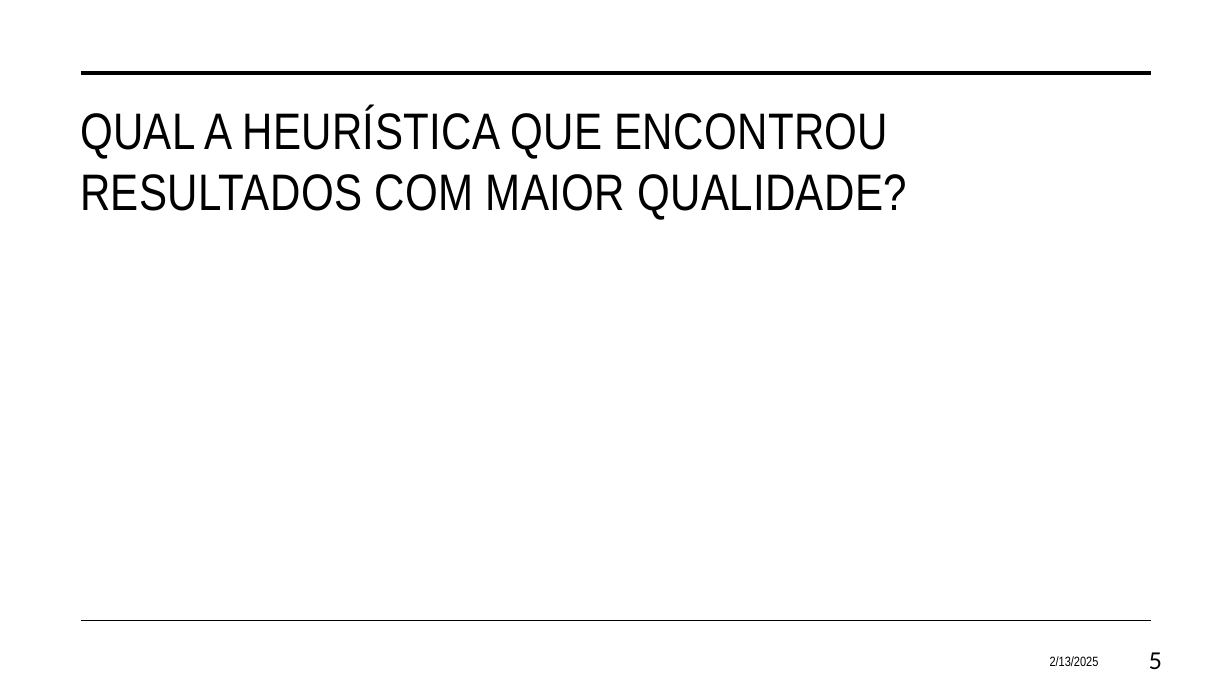
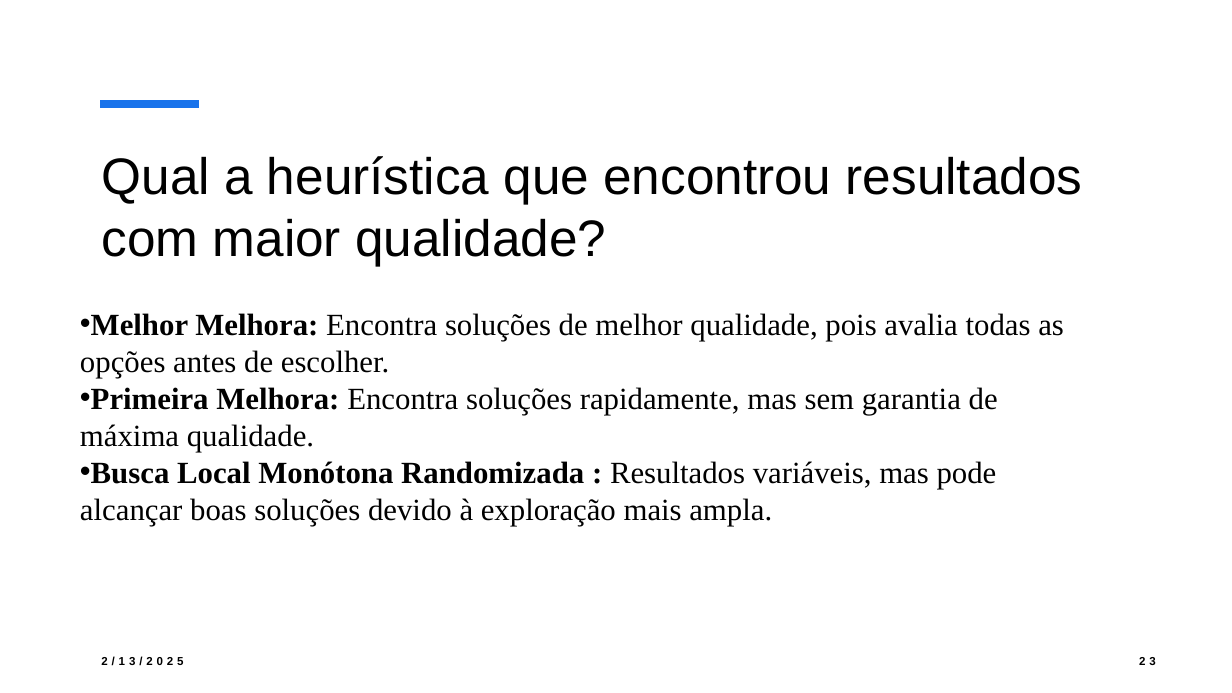
Before and after one commit to eduardosavian/heuristic-searches, a slide deck: slide 23 of documents/Presentation.pptx (slide 5 before the commit). Drawn at 1232x693 pixels with LibreOffice and Linux fonts; fonts in the diff are those of the drawing. Boxes give left, top, right and bottom in pixels: in the first picture for what was removed or moved away, otherwise in the second. Text is boxed around its words. In the diff, an @@ line names an element or a change of style, - is before the commit and + after.

```diff
--- a/documents/Presentation.pptx
+++ b/documents/Presentation.pptx
@@ line removed from (81, 73) to (1152, 73) @@
@@ line added from (100, 104) to (199, 104), #1973EB 6 pt @@
@@ title at (x1=102, y1=156, x2=1083, y2=266): text changed; font Arial Narrow to Arial @@
-QUAL A HEURÍSTICA QUE ENCONTROU RESULTADOS COM MAIOR QUALIDADE?
+Qual a heurística que encontrou resultados com maior qualidade?
@@ text added at (x1=80, y1=313, x2=1064, y2=526), 24 pt, text #000000 @@
+• Melhor Melhora: Encontra soluções de melhor qualidade, pois avalia todas as opções antes de escolher.
+• Primeira Melhora: Encontra soluções rapidamente, mas sem garantia de máxima qualidade.
+• Busca Local Monótona Randomizada : Resultados variáveis, mas pode alcançar boas soluções devido à exploração mais ampla.
@@ line removed from (81, 621) to (1152, 621) @@
@@ text "2/13/2025" moved from (x1=1050, y1=656, x2=1099, y2=666) to (x1=101, y1=656, x2=183, y2=666) @@
@@ text "2/13/2025" at (x1=101, y1=656, x2=183, y2=666): size 10.5 to 9 pt, font Arial Narrow to Arial, letter spacing 0 to 3 pt, bold on; alignment right to left @@
@@ page number at (x1=1139, y1=657, x2=1156, y2=665): text changed; size 18 to 9 pt; font Lato to Arial; bold on @@
-5
+23
```
Also in this commit, not shown: 8 other slides changed, 18 slides added.
